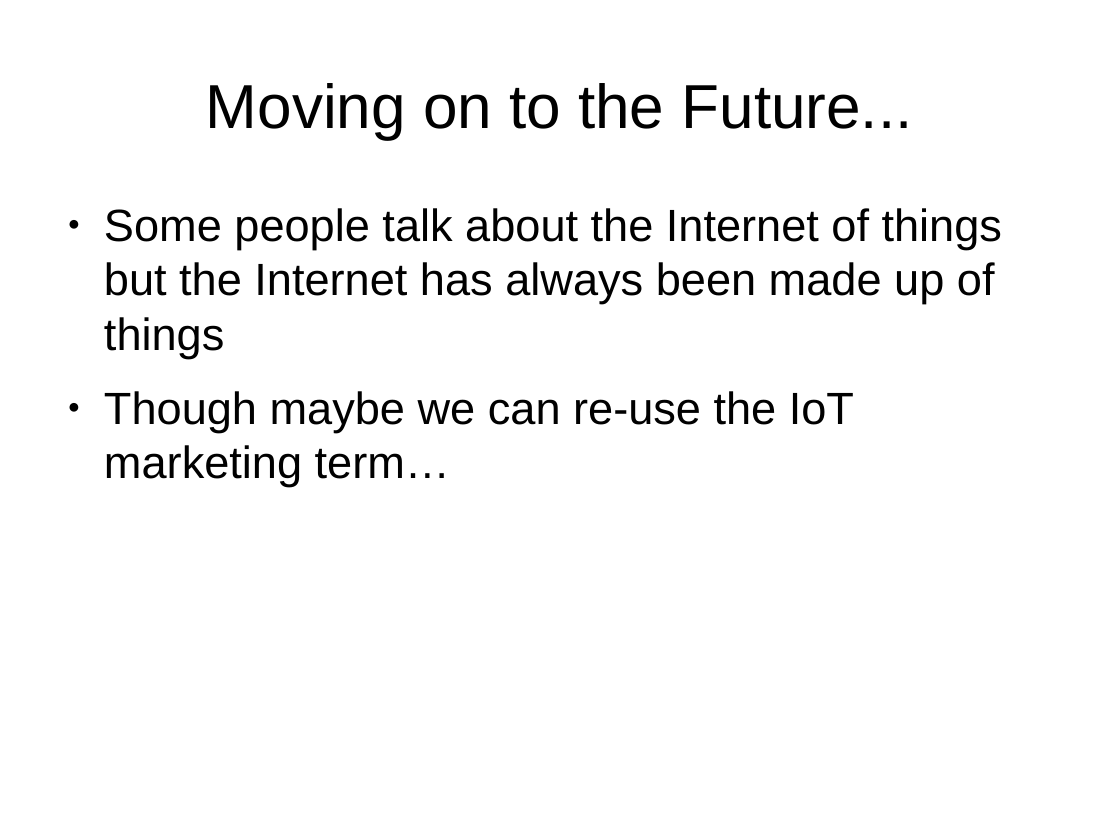
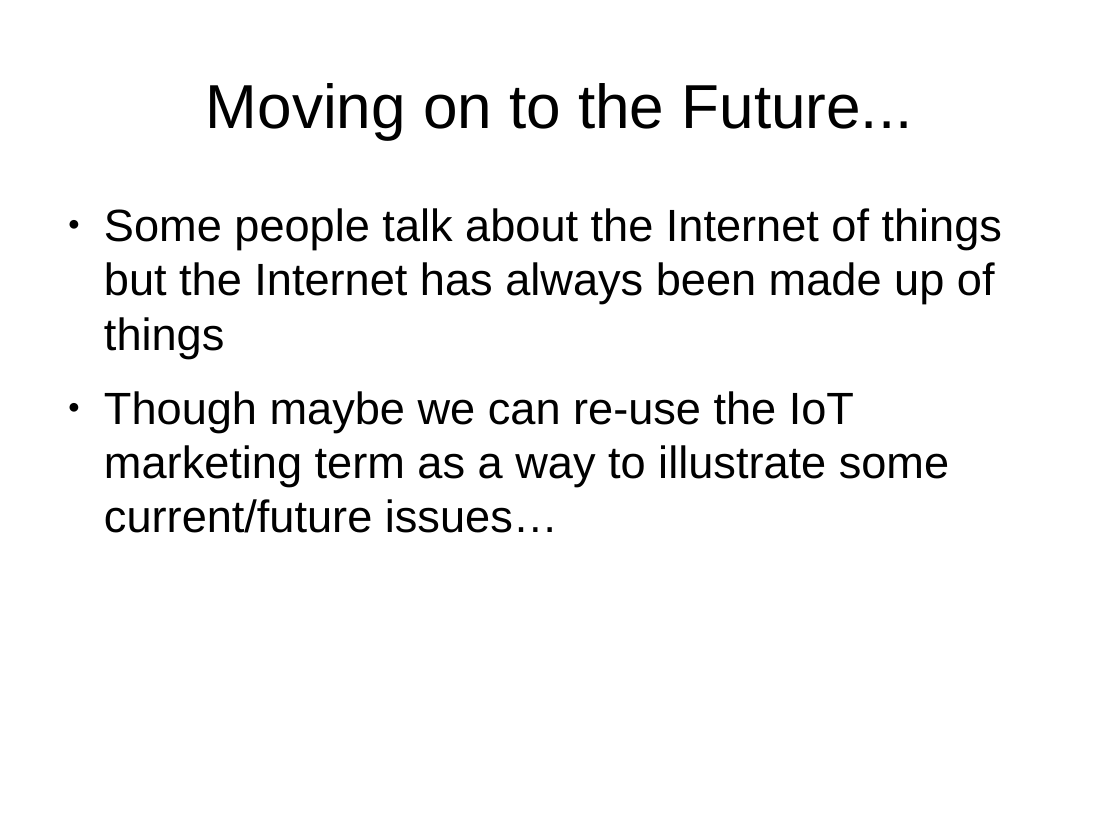
Before and after one commit to sftcd/cs7053, a slide deck: slide 28 of 2023lectures/heanet-farrell.odp (slide 29 before the commit). Drawn at 1120x840 pixels with LibreOffice and Linux fonts; fonts in the diff are those of the drawing; background and template pictures are left out. Boxes give left, top, right and bottom in pixels: in the first picture for what was removed or moved away, otherwise in the second. Text is boxed around its words. In the diff, an @@ line names an element or a change of style, - is before the commit and + after.

```diff
--- a/2023lectures/heanet-farrell.odp
+++ b/2023lectures/heanet-farrell.odp
@@ text at (x1=104, y1=391, x2=949, y2=533): text changed @@
-● Though maybe we can re-use the IoT marketing term…
+● Though maybe we can re-use the IoT marketing term as a way to illustrate some current/future issues…
```
Also in this commit, not shown: 1 slide removed, 5 other files.
